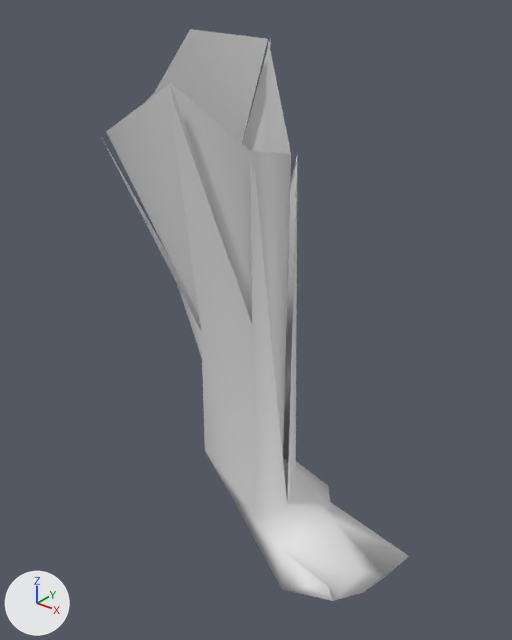
The FBX model Backrooms/RawAssets/Meshes/SM_HoundET_FrontLowerR.fbx: old version first, new version second.
Rendered twice from a 50 mm camera at (0.462, -0.461, 0.122) aimed at (0.08, 0.017, -0.174). The lights are fixed; the arrows at lower left show +X, +Y and +Z. The first picture is the older version. Where no turn or scale is listed for an object, it has been applied to the vertices.

The first picture shows 'SM_HoundET_FrontLowerR'.
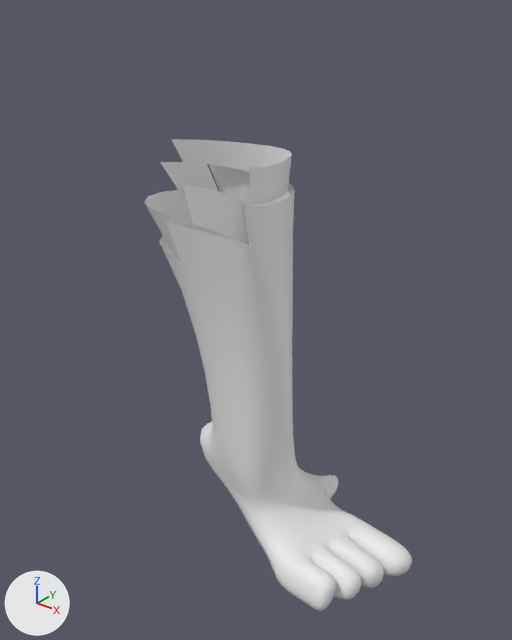
Pixel boxes (x1, y1, x2, y2) of what changed, in the pictures (512 x 640 px):
'SM_HoundET_FrontLowerR', reshaped (12% narrower, 17% shorter): before (104, 29, 409, 601); after (144, 139, 412, 611)
part 1 of me_r_cube_part_009, rebuilt (17% narrower, 21% shorter): before (104, 38, 409, 601); after (159, 164, 412, 611)
part 2 of me_r_cube_part_009, added: after (144, 139, 292, 252)
part 3 of me_r_cube_part_009, cut back: before (106, 29, 291, 455); after (183, 184, 249, 245)

Edits to the bpy script that builds the scene:
```text
Change me_r_cube_part_009:
    used by ob_sm_houndet_frontlowerr; location = (0.0, 0.0, 0.0)
    remove me_r_cube_part_009.from_pydata(...)  # 48 vertices, 61 faces; spans x -0.05..0.244, y -0.065..0.112, z -0.425..0.08
    add me_r_cube_part_009.from_pydata(...)  # 1377 vertices, 1334 faces; spans x -0.035..0.248, y -0.049..0.128, z -0.43..-0.019
    me_r_cube_part_009 part 1: the loose piece of 34 vertices spanning x -0.05..0.244, y -0.065..0.112, z -0.425..0.073 is rebuilt with 1326 vertices and now spans x -0.031..0.248, y -0.049..0.128, z -0.43..-0.043
    me_r_cube_part_009 part 2: a new loose piece of 41 vertices spanning x -0.035..0.101, y -0.039..0.063, z -0.108..-0.019, in mat_houndskin (white #e7e7e7)
    me_r_cube_part_009 part 3
    14 vertices are removed from x -0.045..0.124, y -0.059..0.071, z -0.363..0.08
    8 faces are deleted
    10 vertices are added at x 0.051..0.1, y -0.044..-0.018, z -0.084..-0.034
    4 new faces join them
```
